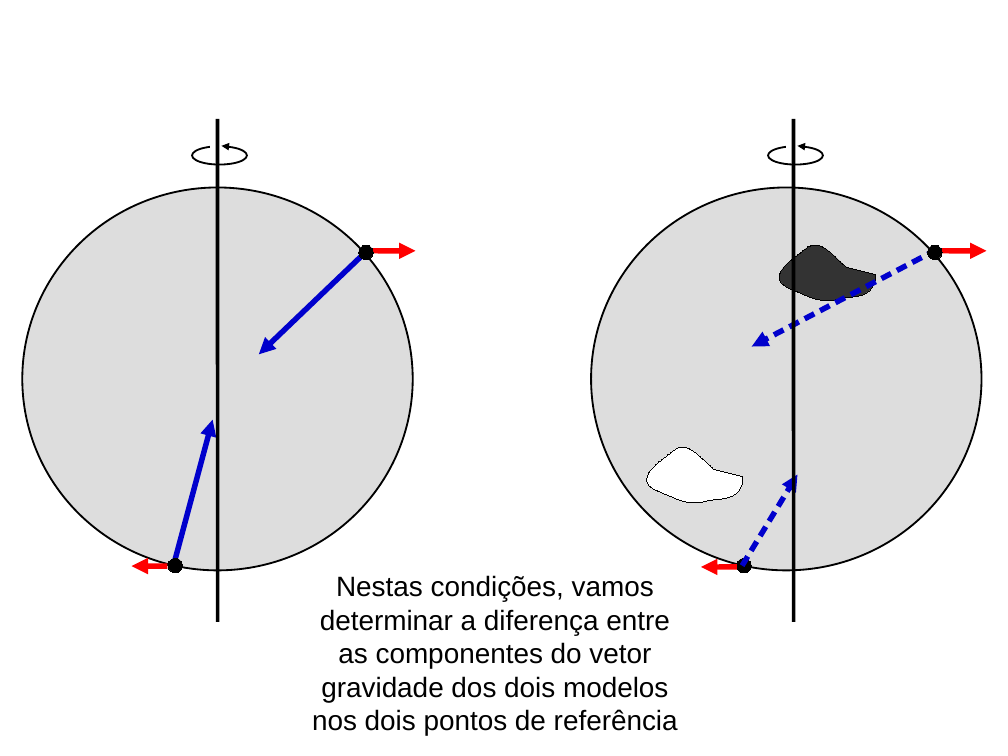
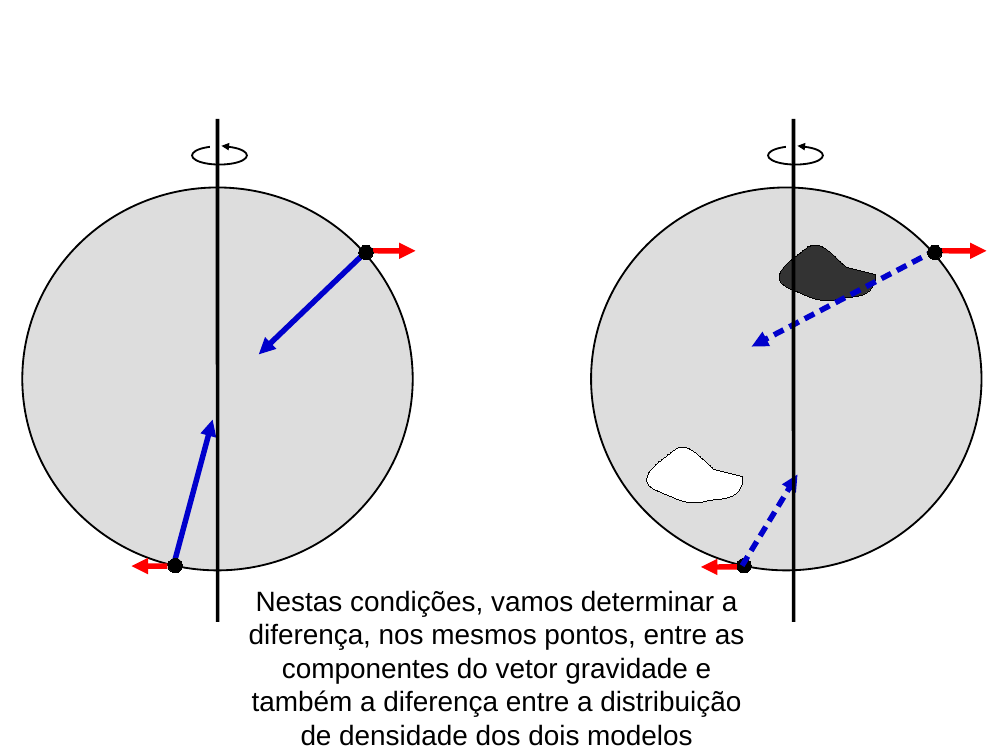
Before and after one commit to birocoles/UFRRJ-SEGEO2017, a slide deck: slide 82 of presentation/SEGEO2017.odp (slide 80 before the commit). Drawn at 1008x756 pixels with LibreOffice and Linux fonts; fonts in the diff are those of the drawing. Boxes give left, top, right and bottom in pixels: in the first picture for what was removed or moved away, otherwise in the second. Text is boxed around its words. In the diff, an @@ line names an element or a change of style, - is before the commit and + after.

```diff
--- a/presentation/SEGEO2017.odp
+++ b/presentation/SEGEO2017.odp
@@ text at <box>249,590,744,746</box>: text changed @@
-Nestas condições, vamos determinar a diferença entre as componentes do vetor gravidade dos dois modelos nos dois pontos de referência
+Nestas condições, vamos determinar a diferença, nos mesmos pontos, entre as componentes do vetor gravidade e também a diferença entre a distribuição de densidade dos dois modelos
```
Also in this commit, not shown: 20 other slides changed, 15 slides added, 3 slides removed, 1 other file.
